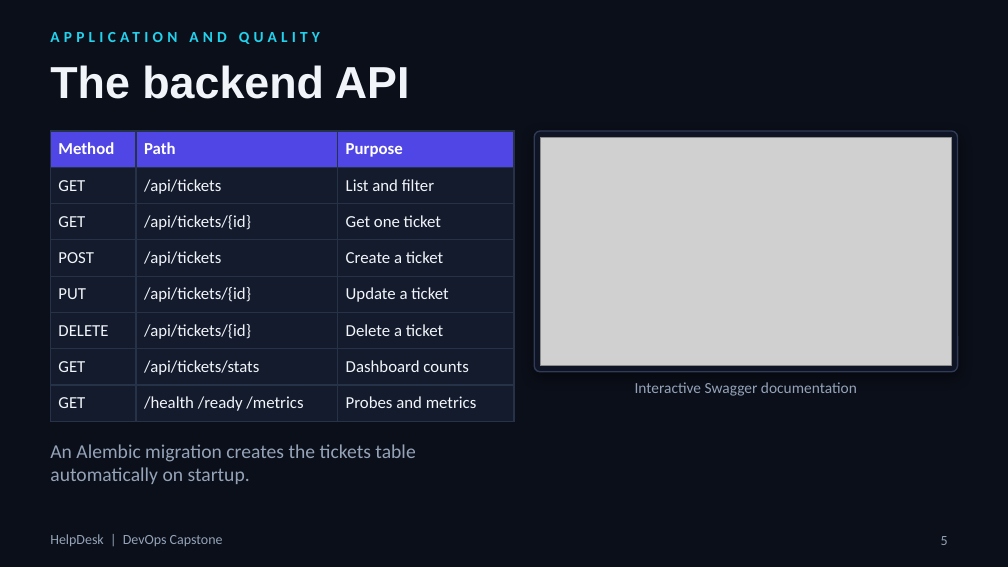
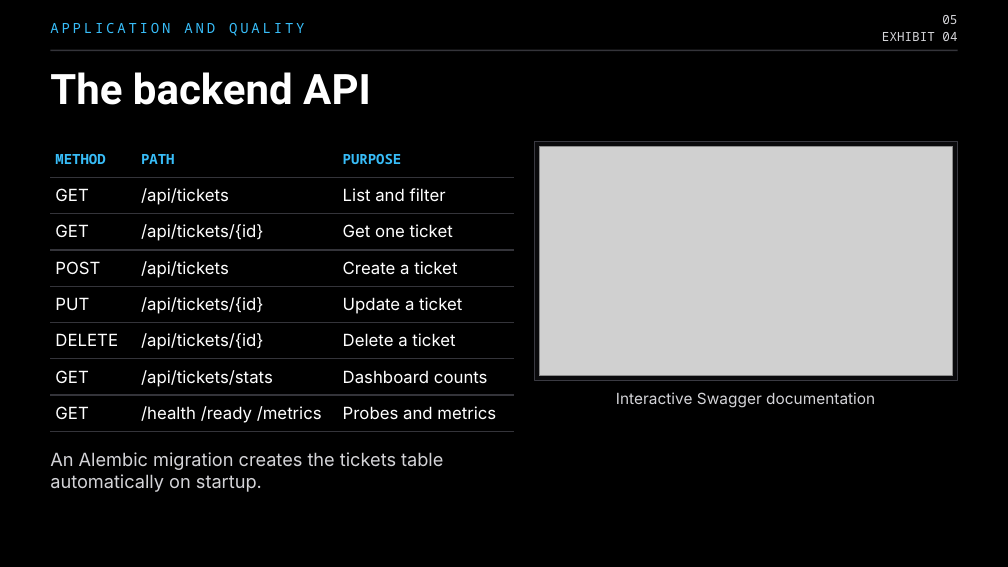
Before and after one commit to parthtaneja0001/helpdesk-devops-capstone, a slide deck: slide 5 of docs/HelpDesk-DevOps-Capstone.pptx. Drawn at 1008x567 pixels with LibreOffice and Linux fonts; fonts in the diff are those of the drawing; grey boxes stand for pictures; background and template pictures are left out. Boxes give left, top, right and bottom in pixels: in the first picture for what was removed or moved away, otherwise in the second. Text is boxed around its words. In the diff, an @@ line names an element or a change of style, - is before the commit and + after.

Commit message:
docs: restyle presentation in a black Swapline-style theme with Space Grotesk, Inter and JetBrains Mono

```diff
--- a/docs/HelpDesk-DevOps-Capstone.pptx
+++ b/docs/HelpDesk-DevOps-Capstone.pptx
@@ background picture (left out) to #000000 @@
@@ text "APPLICATION AND QUALITY": place and size @@
-text "APPLICATION AND QUALITY" at (372,179,398,191)
+text "APPLICATION AND QUALITY" at (50,23,304,36)
@@ text "APPLICATION AND QUALITY" at (50,23,304,36): size 11 to 10 pt, font Calibri to Noto Sans Mono, text colour #22D3EE to #38BDF8, letter spacing 3 to 2 pt, bold off @@
@@ text added at (942,15,957,24), 9 pt, text #D4D4D8 @@
+05
@@ title "The backend API": place and size @@
-title "The backend API" at (50,65,410,99)
+title "The backend API" at (50,72,371,105)
@@ title "The backend API" at (50,72,371,105): size 32 to 30 pt, font Arial to Roboto, text colour #F1F5F9 to #FFFFFF @@
@@ line added from (50, 50) to (958, 50), #34343A 1 pt @@
@@ text added at (882,32,957,41), 9 pt, text #D4D4D8 @@
+EXHIBIT 04
@@ table at (50,141,514,427) @@
-row 1: Method | Path | Purpose
+row 1: METHOD | PATH | PURPOSE
@@ fill #4F46E5 to #000000 in row 1 @@
@@ fill #141B2D to #000000 in 21 cells @@
@@ font Calibri to Inter, text colour #F1F5F9 to #FFFFFF @@
@@ borders changed @@
@@ rounded rectangle removed at (534,131,958,372) @@
@@ rectangle added at (534,141,958,381), fill #0A0A0C, outline #3A3A42 0.75 pt @@
@@ 2 texts, 1 table, 1 picture: place and size @@
-2 texts, 1 table, 1 picture at (50,131,952,484)
+2 texts, 1 table, 1 picture at (50,141,953,492)
@@ text "Interactive Swagger documentation" at (616,392,875,408): font Calibri to Inter, text colour #94A3B8 to #D4D4D8 @@
@@ text "An Alembic migration creates the ..." at (50,452,443,492): size 14 to 13 pt, font Calibri to Inter, text colour #94A3B8 to #D4D4D8 @@
@@ text removed at (50,534,223,546) @@
-HelpDesk | DevOps Capstone
@@ page number removed at (941,536,948,545) @@
-5
```
Also in this commit, not shown: 23 other slides changed, 1 other file.
